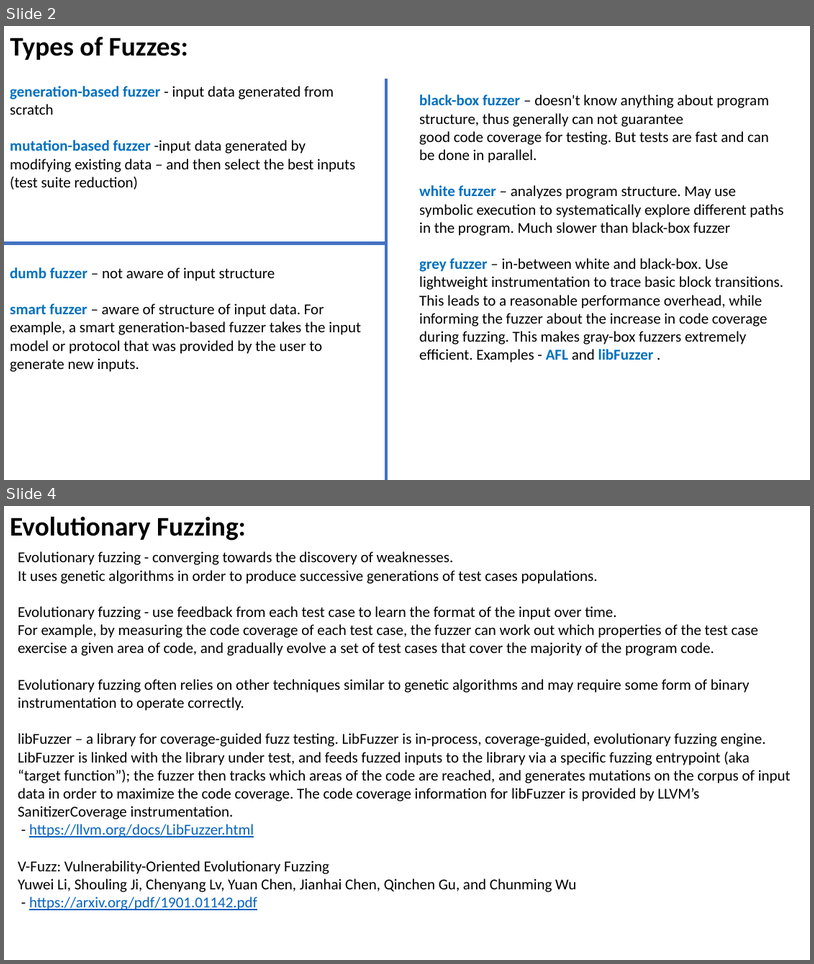
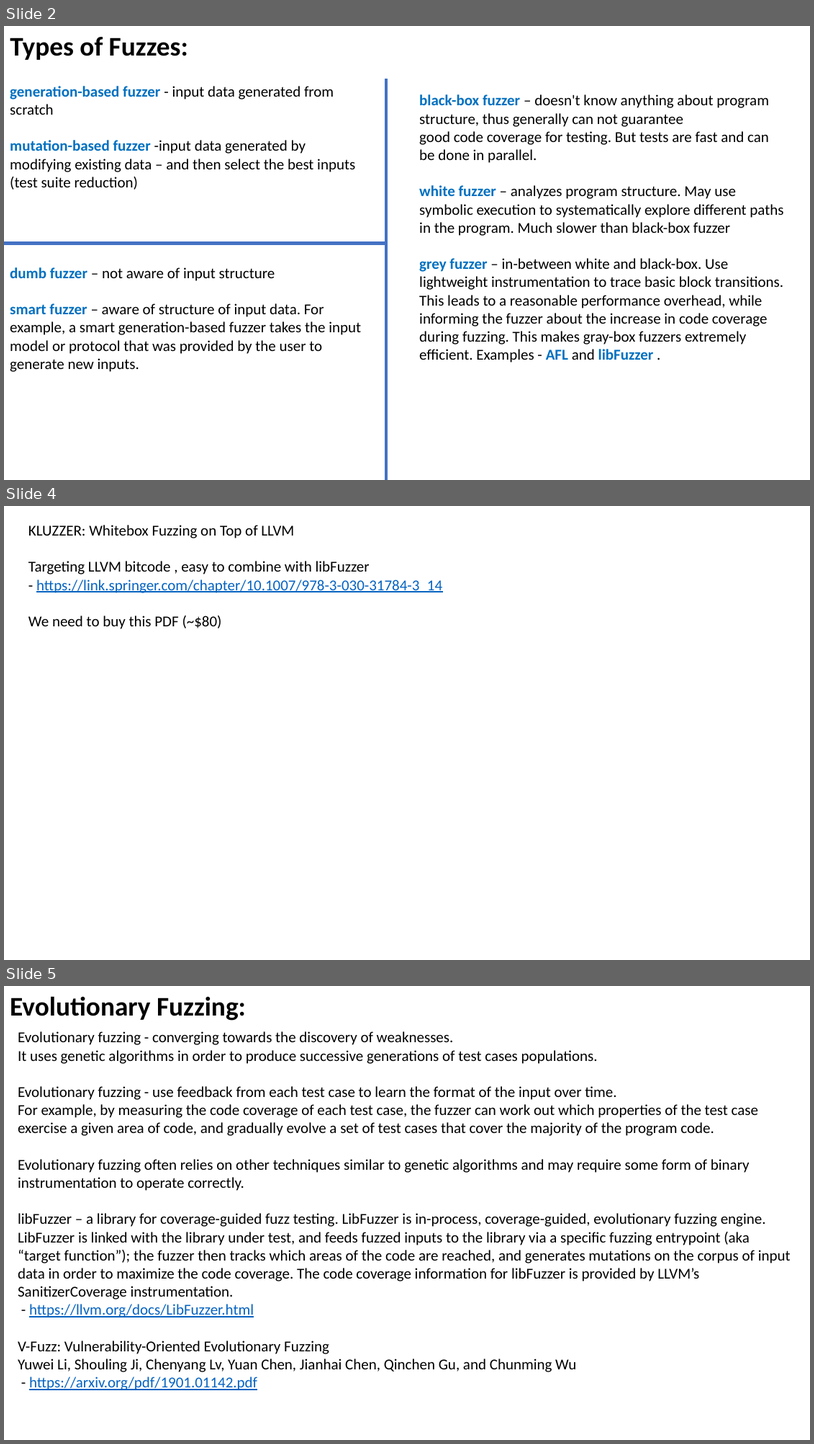
Before and after one commit to lselector/ml_ai_doc, a slide deck: fuzzing.pptx. Shown one above the other, each under a label of ours: slides 2 and 4 before the commit, slides 2, 4 and 5 after it; the slides between them are not shown. The pictures are 814x964 and 814x1444 pixels, drawn with LibreOffice and Linux fonts; fonts in the diff are those of the drawing. Boxes give left, top, right and bottom in pixels: in the first picture for what was removed or moved away, otherwise in the second. Text is boxed around its words. In the diff, an @@ line names an element or a change of style, - is before the commit and + after.

```diff
--- a/fuzzing.pptx
+++ b/fuzzing.pptx
@@ slide 4 added at bbox=[4, 506, 810, 960], background #FFFFFF @@
@@ text added at bbox=[28, 525, 442, 629], 18 pt, text #000000 @@
+KLUZZER: Whitebox Fuzzing on Top of LLVM
+Targeting LLVM bitcode , easy to combine with libFuzzer
+- https://link.springer.com/chapter/10.1007/978-3-030-31784-3_14
+We need to buy this PDF (~$80)
@@ what was slide 4 is now slide 5 @@
```
Also in this commit, not shown: 3 slides changed.
